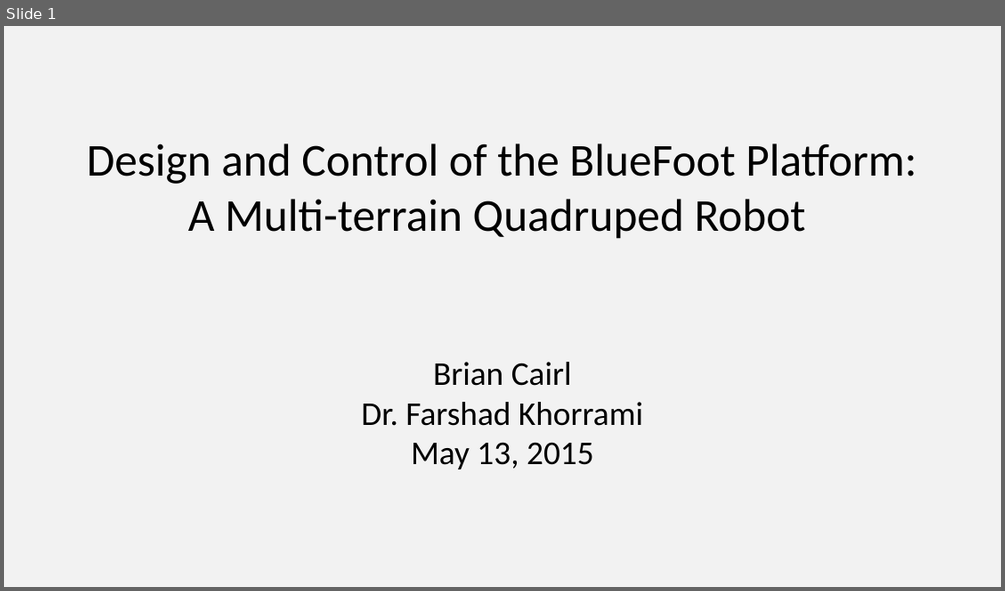
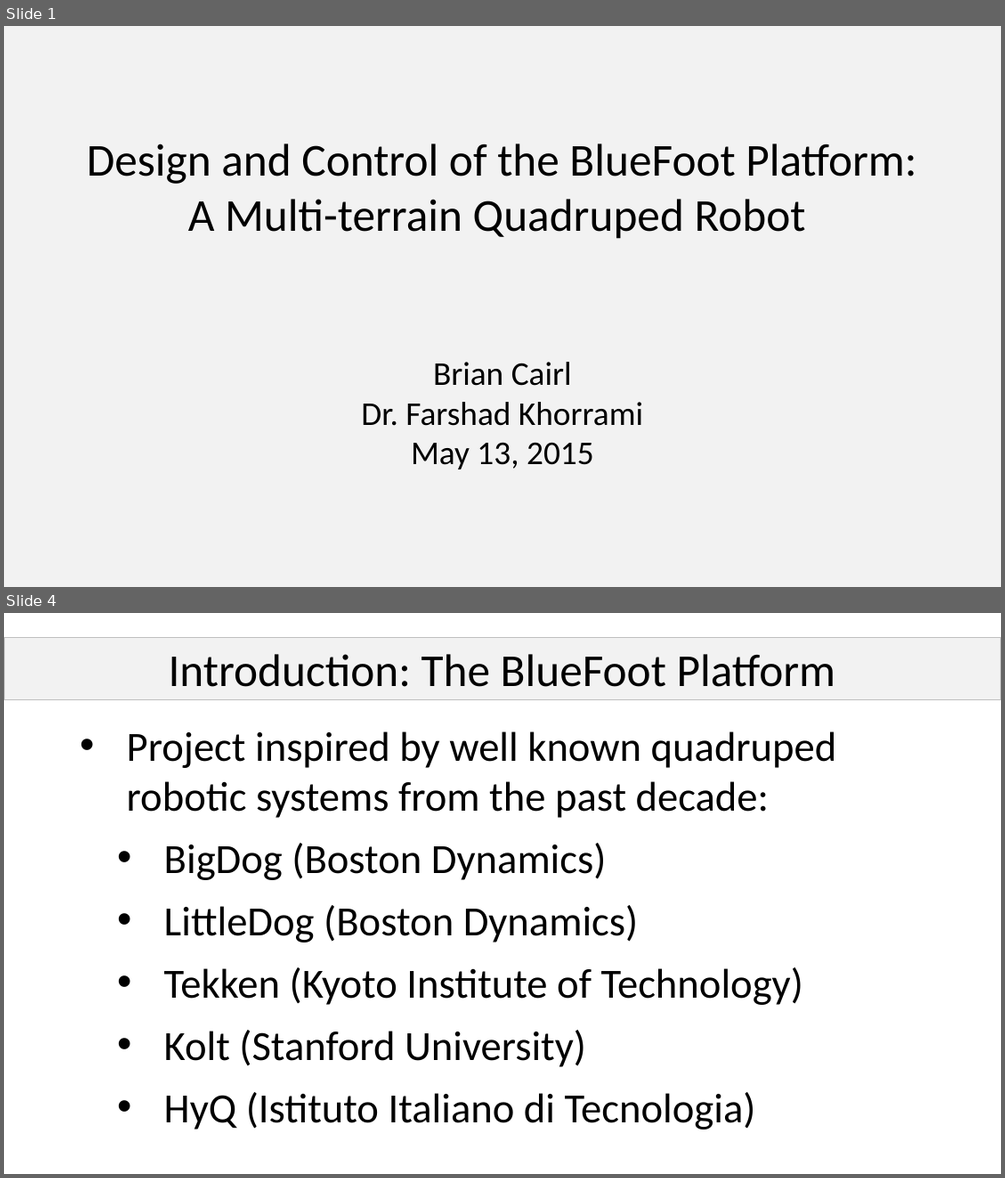
Before and after one commit to bcairl01/Masters-Thesis, a slide deck: presentation/main.pptx. Shown one above the other, each under a label of ours: slide 1 before the commit, slides 1 and 4 after it; the slides between them are not shown. The pictures are 1005x591 and 1005x1178 pixels, drawn with LibreOffice and Linux fonts; fonts in the diff are those of the drawing. Boxes give left, top, right and bottom in pixels: in the first picture for what was removed or moved away, otherwise in the second. Text is boxed around its words. In the diff, an @@ line names an element or a change of style, - is before the commit and + after.

```diff
--- a/presentation/main.pptx
+++ b/presentation/main.pptx
@@ slide 4 added at box(4, 613, 1001, 1174), background #FFFFFF @@
@@ rectangle added at box(4, 637, 1001, 699), fill #F2F2F2, outline #BFBFBF 0.75 pt, 44 pt, text #000000 @@
+Introduction: The BlueFoot Platform
@@ text added at box(127, 731, 837, 1129), 40 pt, text #000000 @@
+• Project inspired by well known quadruped robotic systems from the past decade:
+  • BigDog (Boston Dynamics)
+  • LittleDog (Boston Dynamics)
+  • Tekken (Kyoto Institute of Technology)
+  • Kolt (Stanford University)
+  • HyQ (Istituto Italiano di Tecnologia)
```
Also in this commit, not shown: 1 slide changed, 6 other slides added, 3 other files.
